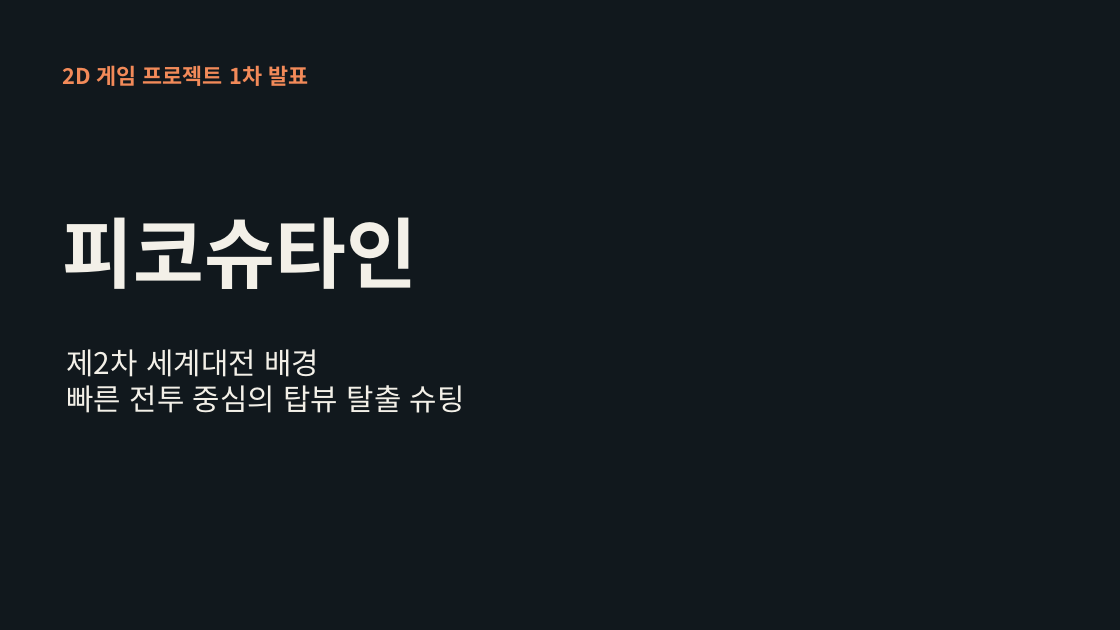
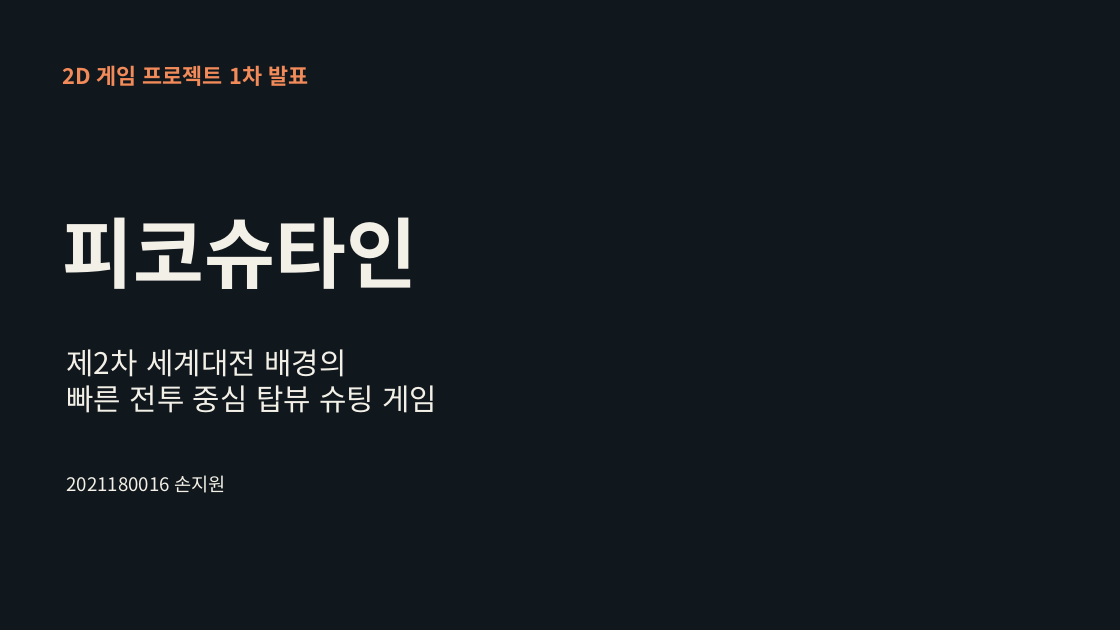
Before and after one commit to sonji3000-cloud/2DGP_Project, a slide deck: slide 1 of presentation/피코슈타인_1차발표.pptx. Drawn at 1120x630 pixels with LibreOffice and Linux fonts; fonts in the diff are those of the drawing. Boxes give left, top, right and bottom in pixels: in the first picture for what was removed or moved away, otherwise in the second. Text is boxed around its words. In the diff, an @@ line names an element or a change of style, - is before the commit and + after.

```diff
--- a/presentation/피코슈타인_1차발표.pptx
+++ b/presentation/피코슈타인_1차발표.pptx
@@ text at (67,349,437,413): text changed @@
-제2차 세계대전 배경
-빠른 전투 중심의 탑뷰 탈출 슈팅
+제2차 세계대전 배경의
+빠른 전투 중심 탑뷰 슈팅 게임
@@ text added at (67,475,225,493), 16 pt, text #F3F0E8 @@
+2021180016 손지원
```
Also in this commit, not shown: 4 other slides changed, 1 slide removed, 2 other files.
